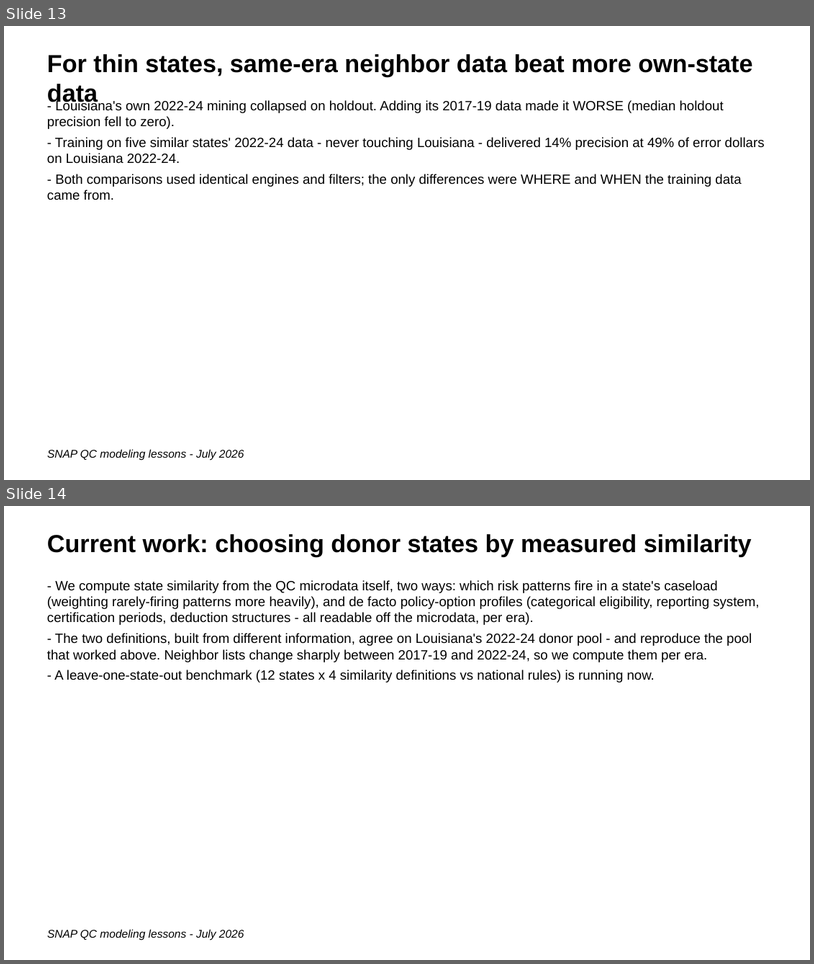
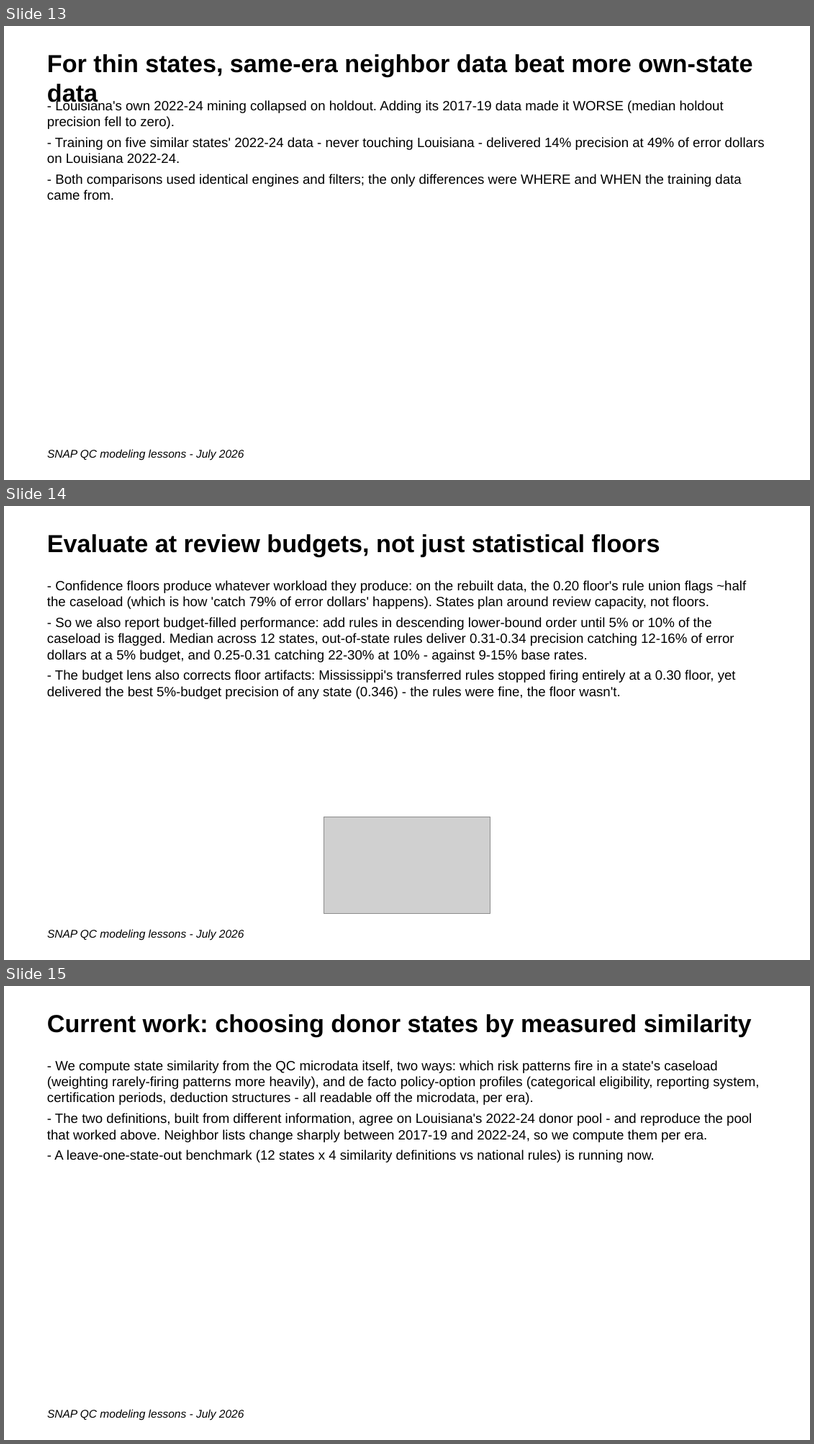
Before and after one commit to giannella/snap_qc, a slide deck: lessons_getting_more_signal_from_snap_qc_data.pptx. Shown one above the other, each under a label of ours: slides 13 and 14 before the commit, slides 13, 14 and 15 after it. The pictures are 814x964 and 814x1444 pixels, drawn with LibreOffice and Linux fonts; fonts in the diff are those of the drawing; grey boxes stand for pictures. Boxes give left, top, right and bottom in pixels: in the first picture for what was removed or moved away, otherwise in the second. Text is boxed around its words. In the diff, an @@ line names an element or a change of style, - is before the commit and + after.

```diff
--- a/lessons_getting_more_signal_from_snap_qc_data.pptx
+++ b/lessons_getting_more_signal_from_snap_qc_data.pptx
@@ slide 14 added at [4,506,810,960], background #FFFFFF @@
@@ text added at [47,534,661,556], 22 pt, text #000000, bold @@
+Evaluate at review budgets, not just statistical floors
@@ text added at [47,580,746,699], 12 pt, text #000000 @@
+- Confidence floors produce whatever workload they produce: on the rebuilt data, the 0.20 floor's rule union flags ~half the caseload (which is how 'catch 79% of error dollars' happens). States plan around review capacity, not floors.
+- So we also report budget-filled performance: add rules in descending lower-bound order until 5% or 10% of the caseload is flagged. Median across 12 states, out-of-state rules deliver 0.31-0.34 precision catching 12-16% of error dollars at a 5% budget, and 0.25-0.31 catching 22-30% at 10% - against 9-15% base rates.
+- The budget lens also corrects floor artifacts: Mississippi's transferred rules stopped firing entirely at a 0.30 floor, yet delivered the best 5%-budget precision of any state (0.346) - the rules were fine, the floor wasn't.
@@ picture added at [324,816,491,914] @@
@@ text added at [47,929,244,940], 10 pt, text #000000, italic @@
+SNAP QC modeling lessons - July 2026
@@ what was slide 14 is now slide 15 @@
```
Also in this commit, not shown: 1 slide changed, 1 other file.
